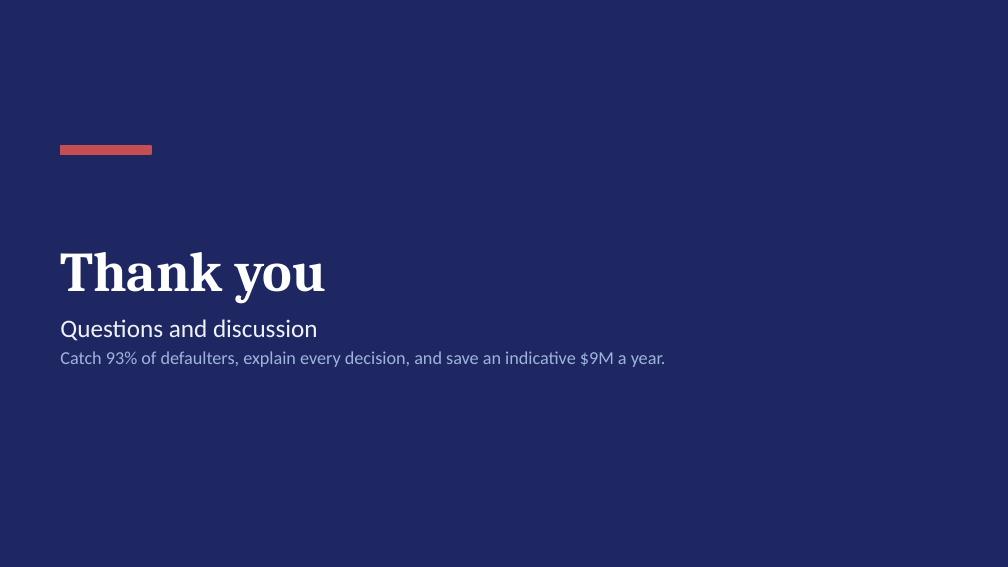
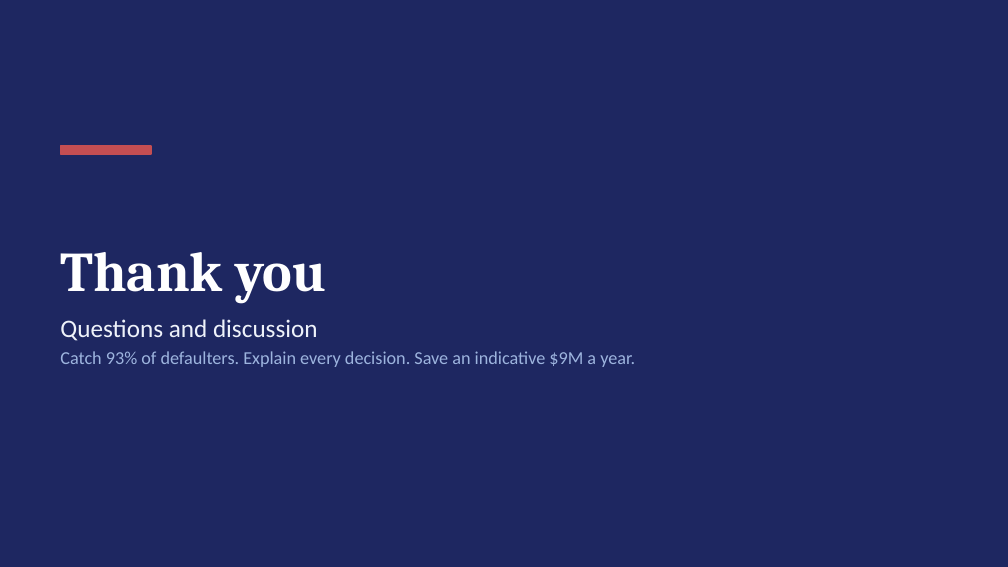
Before and after one commit to shubham1891/Personal-code, a slide deck: slide 15 of presentation/Loan_Default_Prediction_Presentation.pptx. Drawn at 1008x567 pixels with LibreOffice and Linux fonts; fonts in the diff are those of the drawing. Boxes give left, top, right and bottom in pixels: in the first picture for what was removed or moved away, otherwise in the second. Text is boxed around its words. In the diff, an @@ line names an element or a change of style, - is before the commit and + after.

```diff
--- a/presentation/Loan_Default_Prediction_Presentation.pptx
+++ b/presentation/Loan_Default_Prediction_Presentation.pptx
@@ text at [60,351,635,367]: text changed @@
-Catch 93% of defaulters, explain every decision, and save an indicative $9M a year.
+Catch 93% of defaulters. Explain every decision. Save an indicative $9M a year.
```
Also in this commit, not shown: 18 other slides changed, 5 other files.
